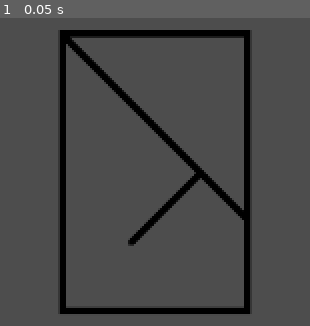
Above: before the commit, frame 1.
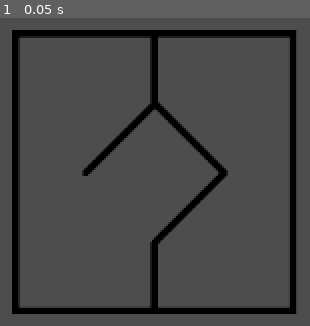
Above: after the commit, the same moment.

Repository: CattacoCattaco/Wizard-Amnesiac
Game: Godot game, scene res://main/main.tscn
The game is run twice, just before and just after one commit, with the same random seed, the same clock (stepped at 60 frames per second) and the same inputs.
Inputs:
- Up to frame 1 (0.05 s): no input

The runs differ from the first frame. In frame 1, 15% of the frame differs, in the area x 3-96%, y 3-97%.

Commit message:
Finished Symbols
Now each symbol type can be drawn in both "square" (Actually a non-square rectangle for stability) form and circle form

Diff:
--- a/main/main.tscn
+++ b/main/main.tscn
@@ -7,6 +7,6 @@
 [node name="Symbol" type="Node2D" parent="."]
 script = ExtResource("1_53q0u")
 size = 200
-symbol = 1
+symbol = 5
 
 [node name="Camera2D" type="Camera2D" parent="."]
--- a/symbol.gd
+++ b/symbol.gd
@@ -80,6 +80,14 @@
 			draw_hope()
 		SymbolType.STABILITY:
 			draw_stability()
+		SymbolType.LOVE:
+			draw_love()
+		SymbolType.LOSS:
+			draw_loss()
+		SymbolType.ENTROPY:
+			draw_entropy()
+		SymbolType.CURIOSITY:
+			draw_curiosity()
 
 
 func draw_hope() -> void:
@@ -104,7 +112,6 @@
 	symbol_lines.points = vertices
 
 
-
 func draw_stability() -> void:
 	var vertices: PackedVector2Array
 	if is_square:
@@ -113,14 +120,110 @@
 			Vector2(size / 3.0, size / 6.0),
 			Vector2(size / 6.0, 0),
 			Vector2(-size / 12.0, size / 4.0),
+			Vector2(size / 6.0, size / 2.0),
+			Vector2(-size / 3.0, 0),
+			Vector2(-size / 12.0, -size / 4.0),
+		])
+	else:
+		vertices = PackedVector2Array([
+			Vector2(size / 2.0 * (1 + sqrt(7)) / 4.0, -size / 2.0 * (-(1 + sqrt(7)) / 4.0 + 0.5)),
+			Vector2(size / 2.0 * (1 - sqrt(7)) / 4.0, -size / 2.0 * (-(1 - sqrt(7)) / 4.0 + 0.5)),
+			Vector2(size / 4.0, 0),
+			Vector2(0, size / 4.0),
+			Vector2(size / 2.0 * -(1 - sqrt(7)) / 4.0, -size / 2.0 * ((1 - sqrt(7)) / 4.0 - 0.5)),
+			Vector2(-size / 4.0, 0),
+			Vector2(0, -size / 4.0),
+		])
+
+	symbol_lines.points = vertices
+
+
+func draw_love() -> void:
+	var vertices: PackedVector2Array
+	if is_square:
+		vertices = PackedVector2Array([
+			Vector2(-size / 2.0, -size / 2.0),
+			Vector2(0, -size / 3.0),
+			Vector2(-size / 3.0, 0),
+			Vector2(size / 12.0, size / 6.0),
+			Vector2(-size / 4.0, size / 2.0),
+			Vector2(size / 2.0, -size / 4.0),
+		])
+	else:
+		vertices = PackedVector2Array([
+			Vector2(size / 2.0 * -cos(atan(-5 / 3.0)), size / 2.0 * sin(atan(-5 / 3.0))),
+			Vector2(size / 12.0, -size / 3.0),
+			Vector2(-size / 4.0, 0),
+			Vector2(size / 12.0, size / 12.0),
+			Vector2(size / 2.0 * (1 - sqrt(17)) / 6, -size / 2.0 * ((1 - sqrt(17)) / 6 - 1 / 3.0)),
+			Vector2(size / 2.0 * (1 + sqrt(17)) / 6, -size / 2.0 * ((1 + sqrt(17)) / 6 - 1 / 3.0)),
+		])
+
+	symbol_lines.points = vertices
+
+
+func draw_loss() -> void:
+	var vertices: PackedVector2Array
+	if is_square:
+		vertices = PackedVector2Array([
+			Vector2(-size / 2.0, size / 2.0),
+			Vector2(-size / 6.0, -size / 6.0),
+			Vector2(size / 4.0, size / 4.0),
+			Vector2(-size / 6.0, -size / 6.0),
+			Vector2(0, -size / 2.0),
+			Vector2(size / 4.0, -size / 4.0),
+			Vector2(size / 2.0, -size / 2.0),
+		])
+	else:
+		vertices = PackedVector2Array([
+			Vector2(size / 2.0 * (-20 - 8 * sqrt(2)) / (51),
+					-size / 2.0 * (4 * (-20 - 8 * sqrt(2)) / 51 + 5 / 3.0)),
+			Vector2(-size / 6.0, -size / 6.0),
+			Vector2(size / 6.0, size / 6.0),
+			Vector2(-size / 6.0, -size / 6.0),
+			Vector2(size / 2.0 * (-20 + 8 * sqrt(2)) / (51),
+					-size / 2.0 * (4 * (-20 + 8 * sqrt(2)) / 51 + 5 / 3.0)),
+			Vector2(size / 6.0, -size / 4.0),
+			Vector2(size / 2.0 * (-1 + sqrt(71)) / 12,
+					-size / 2.0 * ((-1 + sqrt(71)) / 12 + 1 / 6.0)),
+		])
+
+	symbol_lines.points = vertices
+
+
+func draw_entropy() -> void:
+	var vertices: PackedVector2Array
+	if is_square:
+		vertices = PackedVector2Array([
+			Vector2(-size / 2.0, size / 2.0),
+			Vector2(-size / 4.0, size / 4.0),
+			Vector2(size / 4.0, size / 4.0),
+			Vector2(-size / 4.0, -size / 4.0),
+			Vector2(size / 4.0, -size / 4.0),
+			Vector2(size / 2.0, -size / 2.0),
 		])
 	else:
 		vertices = PackedVector2Array([
 			Vector2(-size / 2.0 * cos(PI / 4), size / 2.0 * sin(PI / 4)),
-			Vector2(0, 0),
-			Vector2(size / 2.0 * cos(PI / 4), size / 2.0 * sin(PI / 4)),
+			Vector2(-size / 6.0, size / 6.0),
+			Vector2(size / 6.0, size / 6.0),
+			Vector2(-size / 6.0, -size / 6.0),
+			Vector2(size / 6.0, -size / 6.0),
 			Vector2(size / 2.0 * cos(PI / 4), -size / 2.0 * sin(PI / 4)),
-			Vector2(size / 2.0 * 0.3, -size / 2.0 * 0.3),
-		])
-
-	symbol_lines.points = vertices
+		])
+
+	symbol_lines.points = vertices
+
+
+func draw_curiosity() -> void:
+	var vertices := PackedVector2Array([
+		Vector2(0, size / 2.0),
+		Vector2(0, size / 4.0),
+		Vector2(size / 4.0, 0),
+		Vector2(0, -size / 4.0),
+		Vector2(-size / 4.0, 0),
+		Vector2(0, -size / 4.0),
+		Vector2(0, -size / 2.0),
+	])
+
+	symbol_lines.points = vertices
